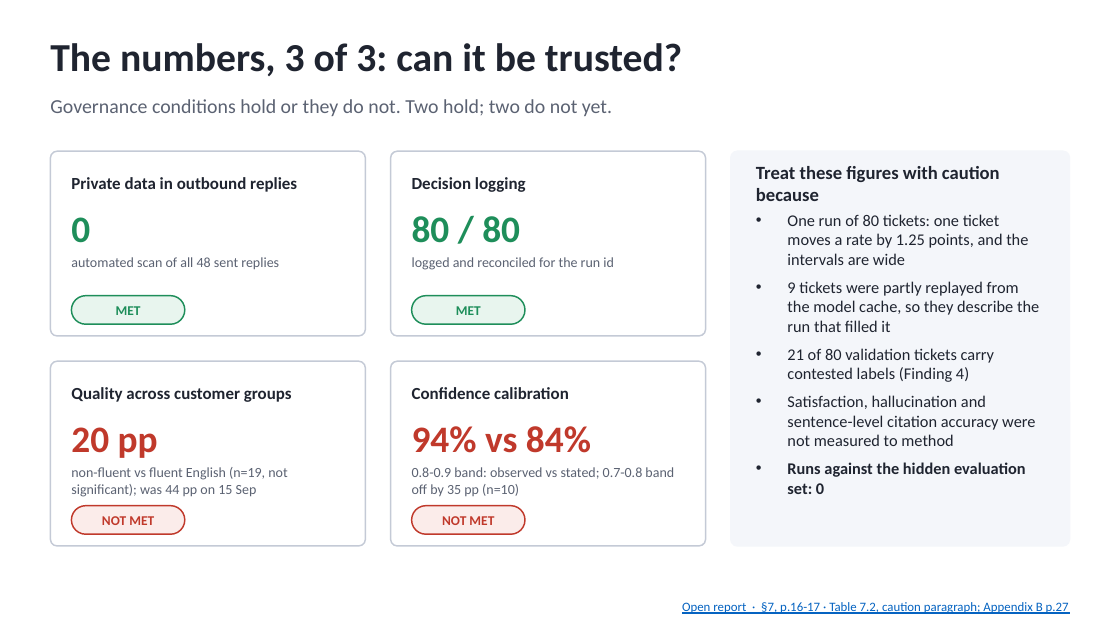
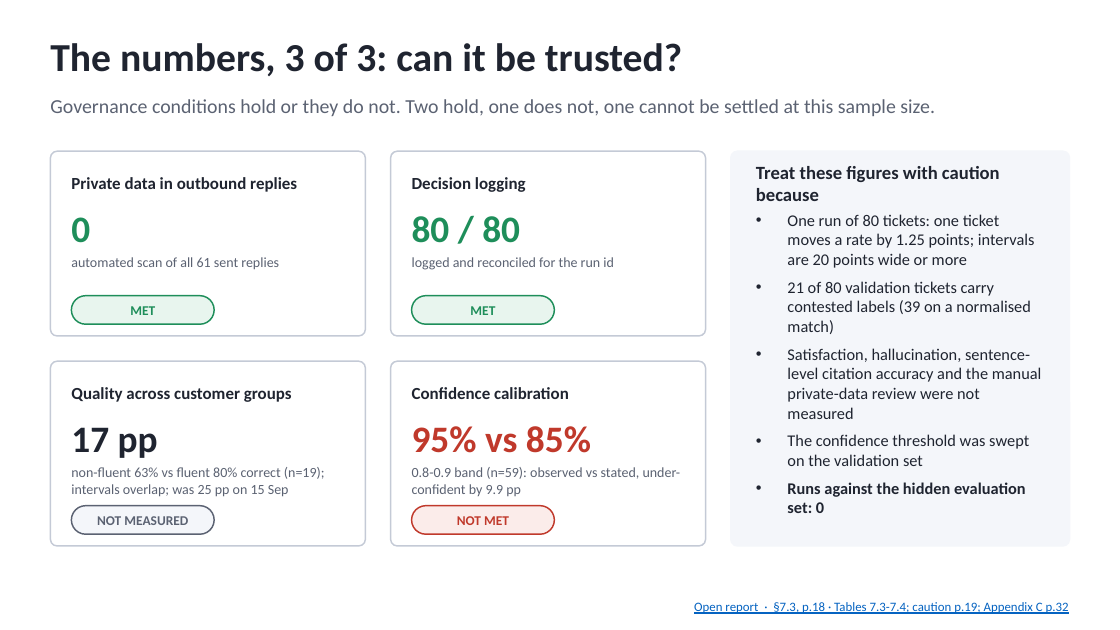
Before and after one commit to coolalok/fde-capstone, a slide deck: slide 19 of presentation/AlokKulkarni_Capstone_Presentation.pptx (slide 18 before the commit). Drawn at 1120x630 pixels with LibreOffice and Linux fonts; fonts in the diff are those of the drawing. Boxes give left, top, right and bottom in pixels: in the first picture for what was removed or moved away, otherwise in the second. Text is boxed around its words. In the diff, an @@ line names an element or a change of style, - is before the commit and + after.

```diff
--- a/presentation/AlokKulkarni_Capstone_Presentation.pptx
+++ b/presentation/AlokKulkarni_Capstone_Presentation.pptx
@@ text at <box>50,99,935,116</box>: text changed @@
-Governance conditions hold or they do not. Two hold; two do not yet.
+Governance conditions hold or they do not. Two hold, one does not, one cannot be settled at this sample size.
@@ text at <box>787,214,1042,466</box>: text changed @@
-• One run of 80 tickets: one ticket moves a rate by 1.25 points, and the intervals are wide
-• 9 tickets were partly replayed from the model cache, so they describe the run that filled it
-• 21 of 80 validation tickets carry contested labels (Finding 4)
-• Satisfaction, hallucination and sentence-level citation accuracy were not measured to method
+• One run of 80 tickets: one ticket moves a rate by 1.25 points; intervals are 20 points wide or more
+• 21 of 80 validation tickets carry contested labels (39 on a normalised match)
+• Satisfaction, hallucination, sentence-level citation accuracy and the manual private-data review were not measured
+• The confidence threshold was swept on the validation set
@@ text at <box>71,257,279,269</box>: text changed @@
-automated scan of all 48 sent replies
+automated scan of all 61 sent replies
@@ text "MET": place and size @@
-text "MET" at <box>116,306,141,315</box>
+text "MET" at <box>130,306,155,315</box>
@@ rounded rectangle: place and size @@
-rounded rectangle at <box>71,296,185,324</box>
+rounded rectangle at <box>71,296,214,324</box>
@@ text "MET": place and size @@
-text "MET" at <box>456,306,481,315</box>
+text "MET" at <box>470,306,495,315</box>
@@ rounded rectangle: place and size @@
-rounded rectangle at <box>412,296,525,324</box>
+rounded rectangle at <box>412,296,555,324</box>
@@ text at <box>71,427,158,458</box>: text changed; text colour #C0392B to #1F2430 @@
-20 pp
+17 pp
@@ text at <box>412,426,591,453</box>: text changed @@
-94% vs 84%
+95% vs 85%
@@ text at <box>71,467,325,497</box>: text changed @@
-non-fluent vs fluent English (n=19, not significant); was 44 pp on 15 Sep
+non-fluent 63% vs fluent 80% correct (n=19); intervals overlap; was 25 pp on 15 Sep
@@ text at <box>412,467,681,496</box>: text changed @@
-0.8-0.9 band: observed vs stated; 0.7-0.8 band off by 35 pp (n=10)
+0.8-0.9 band (n=59): observed vs stated, under-confident by 9.9 pp
@@ rounded rectangle: place and size @@
-rounded rectangle at <box>71,506,185,534</box>
+rounded rectangle at <box>71,506,214,534</box>
@@ rounded rectangle at <box>71,506,214,534</box>: fill #FBECEA to #F4F6FA; outline #C0392B 1.25 pt to #5B6272 1.25 pt @@
@@ text "NOT MET": place and size @@
-text "NOT MET" at <box>442,516,494,525</box>
+text "NOT MET" at <box>457,516,509,525</box>
@@ rounded rectangle: place and size @@
-rounded rectangle at <box>412,506,525,534</box>
+rounded rectangle at <box>412,506,555,534</box>
@@ text at <box>97,516,188,525</box>: text changed; text colour #C0392B to #5B6272 @@
-NOT MET
+NOT MEASURED
@@ text at <box>694,602,1069,614</box>: text changed @@
-Open report · §7, p.16-17 · Table 7.2, caution paragraph; Appendix B p.27
+Open report · §7.3, p.18 · Tables 7.3-7.4; caution p.19; Appendix C p.32
```
Also in this commit, not shown: 20 other slides changed, 2 slides added, 2 slides removed, 13 other files.
